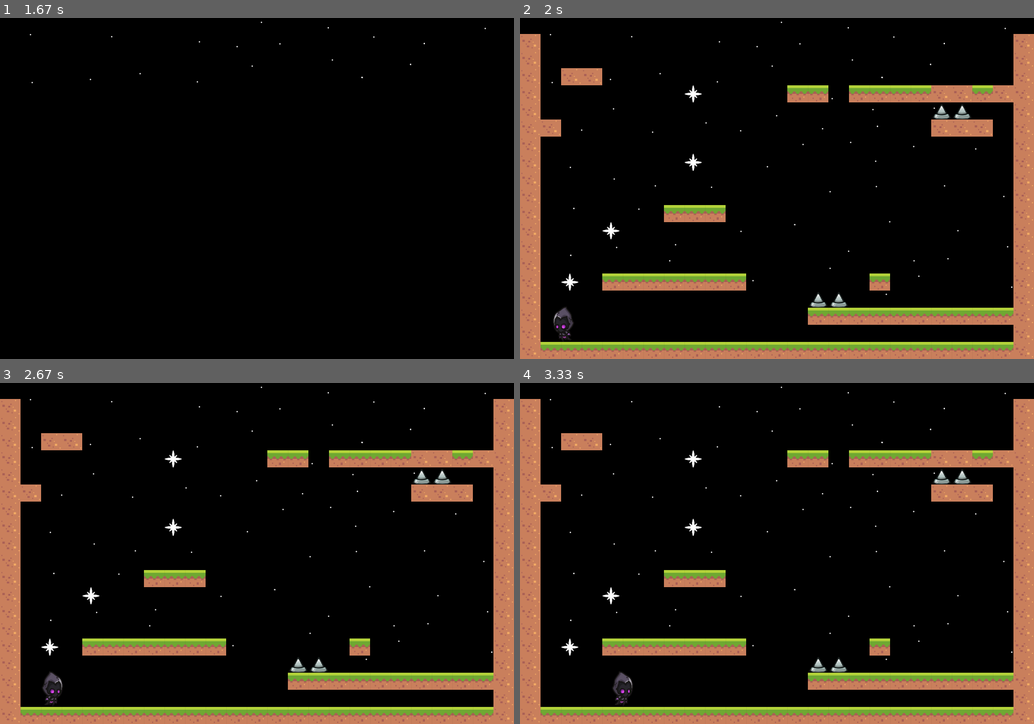
Above: before the commit, frames 1-4 (two rows, left to right).
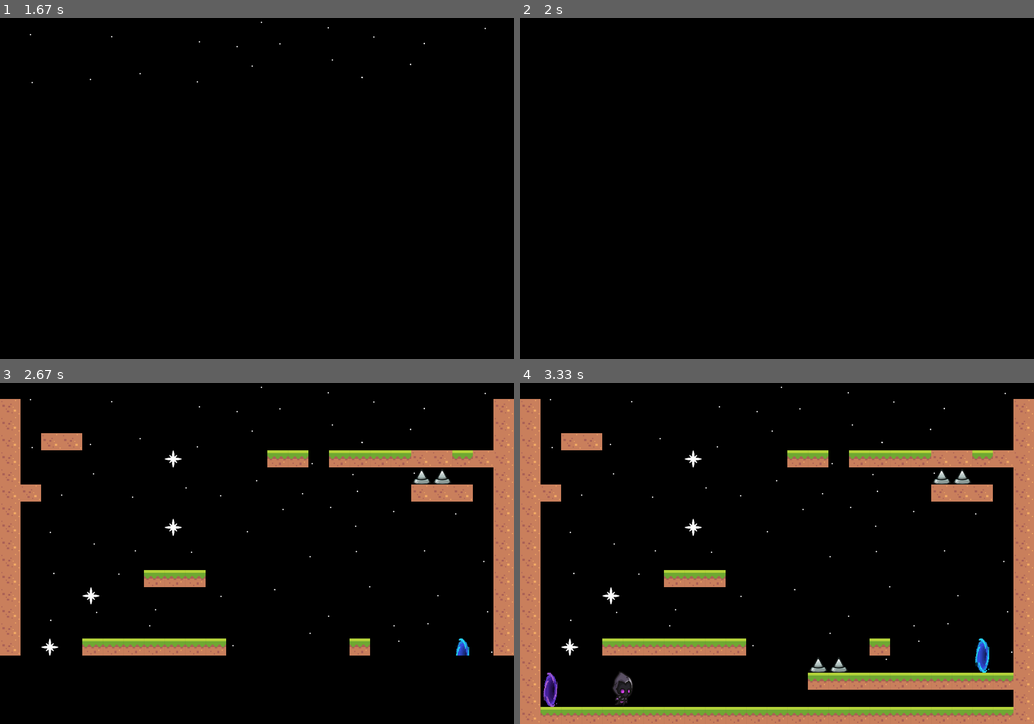
Above: after the commit, the same moments.

Repository: Ryastan/YLyceum_Game
Game: pygame game, started from Game on PyGame/main.py
The game is run twice, just before and just after one commit, with the same random seed, the same clock (stepped at 60 frames per second) and the same inputs.
Inputs:
- Up to frame 1 (1.67 s): hold Right 0.33-0.8 s; hold Right 0.83-1.3 s; hold Right from 1.33 s (still down)
- Up to frame 2 (2 s): release Right at 1.97 s
- Up to frame 3 (2.67 s): hold Left 2-2.47 s; hold Right from 2.5 s (still down)
- Up to frame 4 (3.33 s): release Right at 2.97 s; hold Up 3-3.3 s

Frame 1 is identical in both runs. In frame 2, 21% of the frame differs, in the area x 0-100%, y 1-100%; in frame 3, 8.7%; in frame 4, 0.4%.

Commit message:
Я завёз новый урвень, выходы, и подравнял прочие игровые механики

Diff:
--- a/Game on PyGame/booster.py
+++ b/Game on PyGame/booster.py
@@ -31,3 +31,18 @@
         self.image = load_image("metal_spike.png")
         self.image = pygame.transform.scale(self.image, (60, 50))
         self.rect = Rect(x, y, 60, 50)
+
+
+class enter(sprite.Sprite):
+    def __init__(self, x, y):
+        sprite.Sprite.__init__(self)
+        self.image = load_image("portal_1.png")
+        self.image = pygame.transform.scale(self.image, (60, 100))
+        self.rect = Rect(x, y, 60, 100)
+
+class exit(sprite.Sprite):
+    def __init__(self, x, y):
+        sprite.Sprite.__init__(self)
+        self.image = load_image("portal_2.png")
+        self.image = pygame.transform.scale(self.image, (60, 100))
+        self.rect = Rect(x, y, 60, 100)
--- a/Game on PyGame/hero.py
+++ b/Game on PyGame/hero.py
@@ -38,16 +38,16 @@
         self.gravity = 0.30
         self.shift_used = 0
         self.extra_jump = 0
+        self.ground_time = 0
 
-    def update(self,  left, right, up, shift, platforms, crystals, enemies):
-        print(self.y_speed, "///////")
+    def update(self,  left, right, up, shift, platforms, crystals, enemies, exit):
         if self.time < 1 and self.condition != 6:
             self.condition = 5
             self.live = 0
             self.anim_time = 0
             self.time = 110
         if up and self.live == 1:
-            if self.y_speed < 1:
+            if self.check_ground(platforms):
                 self.y_speed = -self.jump_power
             if self.extra_jump > 0:
                 self.y_speed = -self.jump_power
@@ -62,7 +62,6 @@
             self.condition = 3
             self.x_speed = MOVE_SPEED # Право = x + n
             self.image = load_image("Walking\Moving Forward_0" + str(self.anim_time) + ".png")
-            print(self.anim_time, "//")
             self.image = pygame.transform.scale(self.image, (WIDTH, HEIGHT))
             self.image = pygame.transform.flip(self.image, True, False)
             self.x_speed = -MOVE_SPEED # Лево = x- n
@@ -113,7 +112,6 @@
             self.x_speed = -21
 
         if self.condition == 5:
-            print(self.anim_time, "//")
             if self.anim_time == 14:
                 self.kill()
                 self.anim_time = 0
@@ -128,20 +126,23 @@
             self.image = Surface((0, 0))
             self.kill()
 
-
-        self.ground = False
+        if self.ground_time == 0:
+            self.ground = False
+        else:
+            self.ground_time -= 1
 
         self.rect.y += self.y_speed
-        self.collision_check(0, self.y_speed, platforms, crystals, enemies)
+        self.collision_check(0, self.y_speed, platforms, crystals, enemies, exit)
 
         self.rect.x += self.x_speed
-        self.collision_check(self.x_speed, 0, platforms, crystals, enemies)
+        self.collision_check(self.x_speed, 0, platforms, crystals, enemies, exit)
 
         self.rect.y += self.y_speed
 
 
 
-    def collision_check(self, x_speed, y_speed, platforms, crystals, enemies):
+
+    def collision_check(self, x_speed, y_speed, platforms, crystals, enemies, exit):
         for platform in platforms:
             if sprite.collide_rect(self, platform):
 
@@ -172,3 +173,18 @@
                 self.live = 0
                 self.anim_time = 0
                 self.time = 110
+
+        if sprite.collide_rect(self, exit) and self.live == 1:
+            self.condition = 7
+            self.x_speed = 0
+            self.y_speed = 0
+            self.live = 0
+
+    def check_ground(self, platforms):
+        self.rect.y += 1
+        for platform in platforms:
+            if sprite.collide_rect(self, platform):
+                self.rect.y -= 1
+                return True
+        self.rect.y -= 1
+        return False
--- a/Game on PyGame/levels.py
+++ b/Game on PyGame/levels.py
@@ -6,6 +6,8 @@
 from blocks import Platforms1
 from booster import coal
 from booster import spike
+from booster import enter
+from booster import exit
 import os
 import sys
 
@@ -40,13 +42,15 @@
         right = False
         up = False
         shift = False
-        prev_up = False
+        counter = 0
+        counter1 = 0
         hero = Hero(100, 900)  # Класс героя
         entities = pygame.sprite.Group()  # Все объекты
         crstals = pygame.sprite.Group() #Бустовые кристаллы
         platforms = []  # Все Платформы
         bentities = pygame.sprite.Group()  # Обьекты заднего плана
         enemies = pygame.sprite.Group()
+        black = Surface((W, H))
         class backg(pygame.sprite.Sprite):
             def __init__(self):
                 super().__init__(bentities)
@@ -56,28 +60,48 @@
                 self.rect.y = 0
         backgr = backg()
         bentities.add(backgr)
-
-        level1 = ["                         ",
-                  "0                       0",
-                  "0                       0",
-                  "0 33                    0",
-                  "0       1    -- ----33-00",
-                  "0                   44  0",
-                  "00                  000 0",
-                  "0                       0",
-                  "0       1               0",
-                  "0                       0",
-                  "0                       0",
-                  "0      ---              0",
-                  "0   1                   0",
-                  "0                       0",
-                  "0                       0",
-                  "0 1 -------      -      0",
-                  "0             44        0",
-                  "0             ----------0",
-                  "0                       0",
-                  "0-----------------------0"]
-        #entities.add(hero)
+        if number == 1:
+            level1 = ["                         ",
+                     "0                       0",
+                     "0                       0",
+                     "0 33                    0",
+                     "0       1    -- ----33-00",
+                     "0                   44  0",
+                     "00                  000 0",
+                     "0                       0",
+                     "0       1               0",
+                     "0                       0",
+                     "0                       0",
+                     "0      ---              0",
+                     "0   1                   0",
+                     "0                       0",
+                     "0                       0",
+                     "0 1 -------      -    6 0",
+                     "0             44        0",
+                     "05            ----------0",
+                     "0                       0",
+                     "0-----------------------0"]
+        if number == 2:
+            level1 = ["                         ",
+                     "0                       0",
+                     "0                       0",
+                     "0 33                    0",
+                     "0       1    -- ----33-00",
+                     "0                   44  0",
+                     "00      1           000 0",
+                     "0                       0",
+                     "0       1         1     0",
+                     "0                       0",
+                     "0                       0",
+                     "0      ---              0",
+                     "0   1                   0",
+                     "0                  1    0",
+                     "0                       0",
+                     "0 1 -------      -    6 0",
+                     "0             44        0",
+                     "05            ----------0",
+                     "0                       0",
+                     "0-----------------------0"]
         surface = pygame.display.set_mode((W, H))
         pygame.display.set_caption('Game')
         run_game = True
@@ -106,6 +130,12 @@
                     platform = spike(x, y)
                     entities.add(platform)
                     enemies.add(platform)
+                if col == "5":
+                    platform = enter(x, y)
+                    entities.add(platform)
+                if col == "6":
+                    self.exit1 = exit(x, y)
+                    entities.add(self.exit1)
                 x += W // 25
             y += H // 20
             x = 0
@@ -130,7 +160,6 @@
                     elif event.key == K_RIGHT:
                         right = False
                     elif event.key == K_UP:
-                        print("DOWN")
                         up = False
                         prev_up = False
                     elif event.key == K_LSHIFT:
@@ -146,20 +175,29 @@
 
             if hero.extra_jump > 0:
                 hero.extra_jump -= 1
-
-
             surface.blit(bg, (0, 0))
             timing += 1
             if timing == 3:
                 hero.anim_time += 1
                 timing = 0
-            hero.update(left, right, up, shift, platforms, crstals, enemies)  # передвижение
+            hero.update(left, right, up, shift, platforms, crstals, enemies, self.exit1)  # передвижение
             surface.blit(hero.image, (hero.rect.centerx - 75, hero.rect.centery - 60))
             entities.draw(surface)
             bentities.draw(bg)
             hero.time -= 1
+            if counter < 50:
+                surface.blit(black, (0, counter * 20))
+            if hero.condition == 7 and counter1 < 1:
+                counter1 = 50
+            if counter1 > 0:
+                print(counter1)
+                surface.blit(black, (0, counter1 * 20))
+                counter1 -= 1
+            if counter1 == 1:
+                return "Yes"
             pygame.display.update()
             pygame.display.flip()
+            counter += 1
             clock.tick(FPS)
 
 
--- a/Game on PyGame/main.py
+++ b/Game on PyGame/main.py
@@ -22,6 +22,9 @@
 level = Levels()
 if level.load_menu(W, H) == "Yes":
     level1 = Levels()
-    level1.load(W, H, 1)
+    if level1.load(W, H, 1) == "Yes":
+        level1 = Levels()
+        if level1.load(W, H, 2) == "Yes":
+            pygame.quit()
 else:
     pygame.quit()
